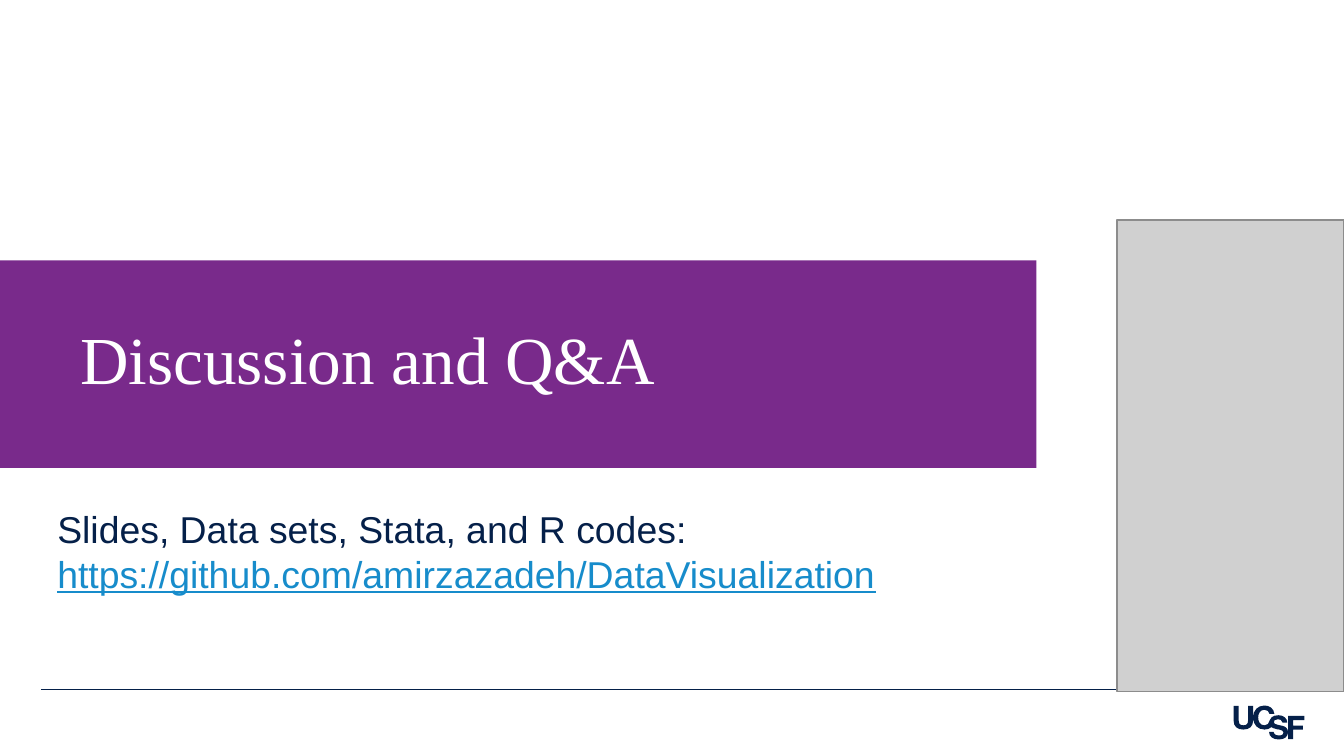
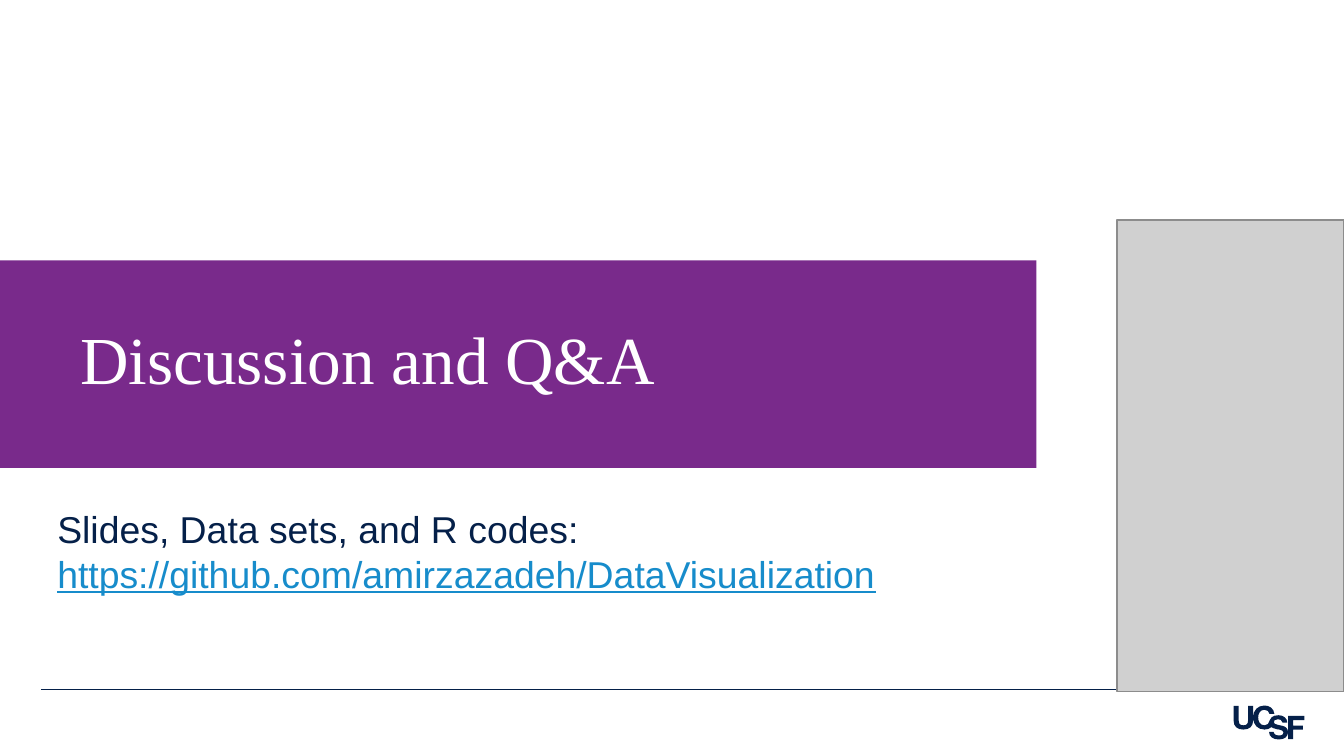
Before and after one commit to amirzazadeh/DataVisualization, a slide deck: slide 36 of Slides_Eng_Data_Visualization_in_R_Ali_Mirzazadeh.pptx. Drawn at 1344x756 pixels with LibreOffice and Linux fonts; fonts in the diff are those of the drawing; grey boxes stand for pictures; background and template pictures are left out. Boxes give left, top, right and bottom in pixels: in the first picture for what was removed or moved away, otherwise in the second. Text is boxed around its words. In the diff, an @@ line names an element or a change of style, - is before the commit and + after.

```diff
--- a/Slides_Eng_Data_Visualization_in_R_Ali_Mirzazadeh.pptx
+++ b/Slides_Eng_Data_Visualization_in_R_Ali_Mirzazadeh.pptx
@@ text at bbox=[57, 516, 578, 548]: text changed @@
-Slides, Data sets, Stata, and R codes:
+Slides, Data sets, and R codes:
```
Also in this commit, not shown: 2 other files.
